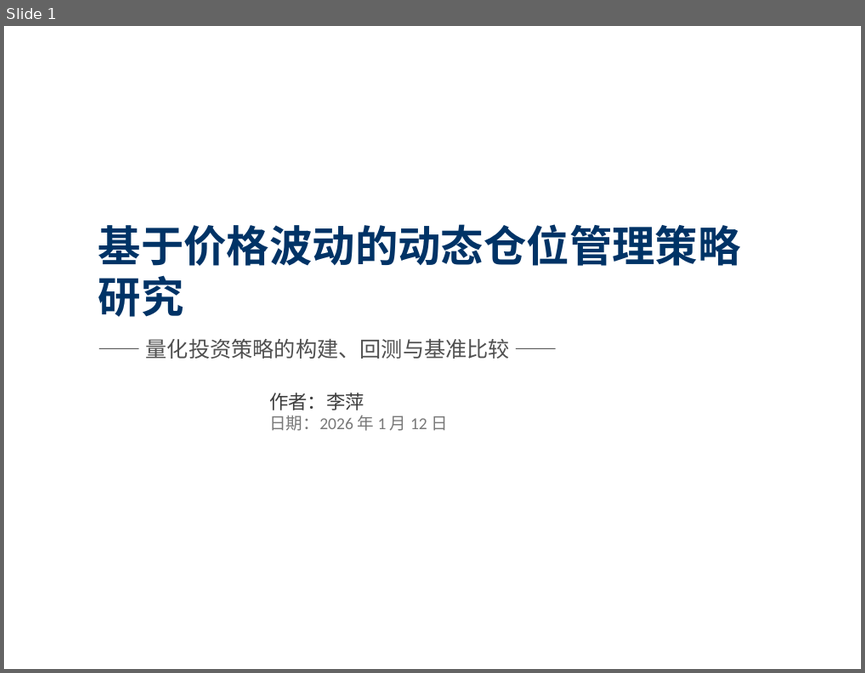
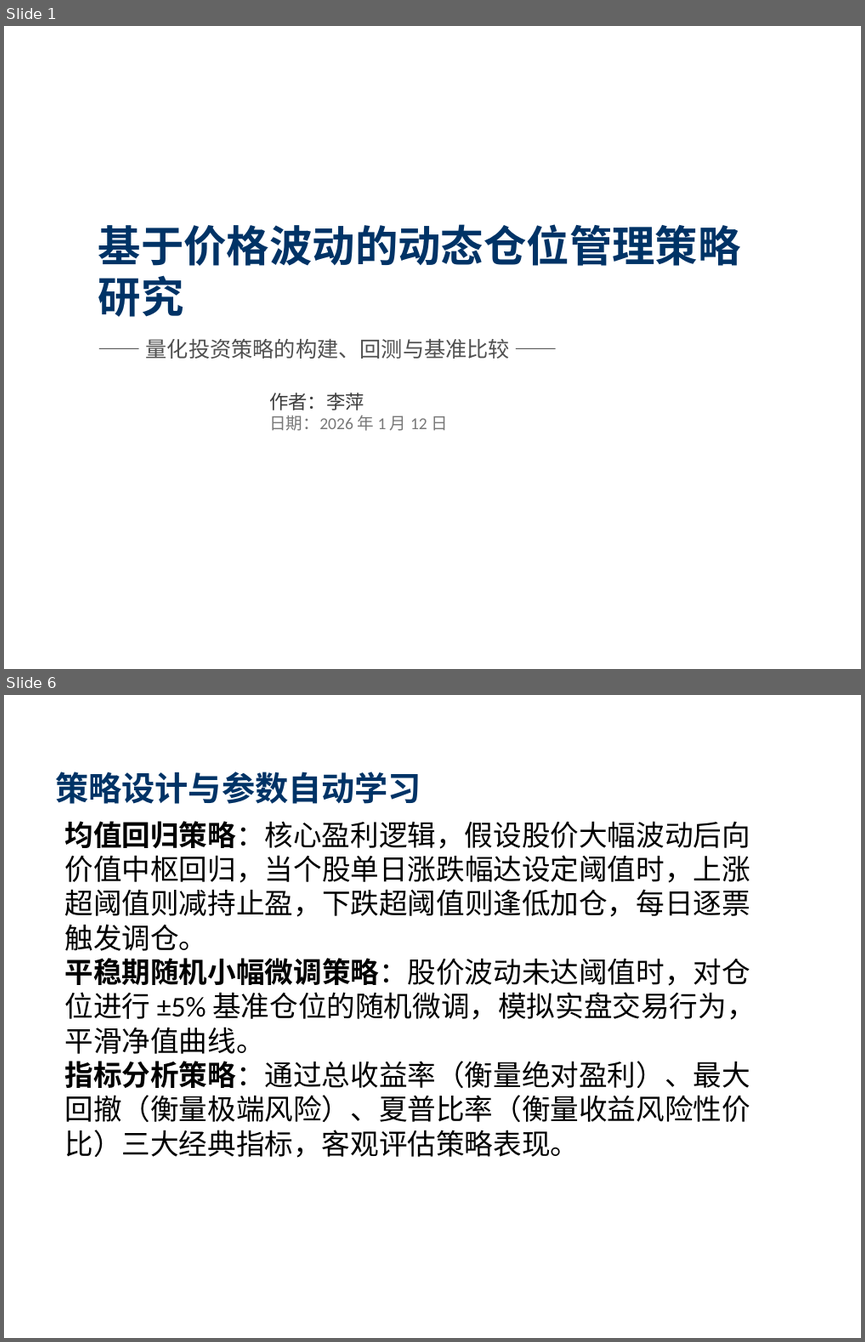
Before and after one commit to pingli-ppt/Intro_to_Dase_Liping, a slide deck: 大作业李萍10245501424/quant_strategy_ppt.pptx. Shown one above the other, each under a label of ours: slide 1 before the commit, slides 1 and 6 after it; the slides between them are not shown. The pictures are 865x673 and 865x1342 pixels, drawn with LibreOffice and Linux fonts; fonts in the diff are those of the drawing. Boxes give left, top, right and bottom in pixels: in the first picture for what was removed or moved away, otherwise in the second. Text is boxed around its words. In the diff, an @@ line names an element or a change of style, - is before the commit and + after.

```diff
--- a/大作业李萍10245501424/quant_strategy_ppt.pptx
+++ b/大作业李萍10245501424/quant_strategy_ppt.pptx
@@ slide 6 added at (4,695,861,1338), background #FFFFFF @@
@@ text added at (55,771,421,804), 28 pt, text #003366, bold @@
+策略设计与参数自动学习
@@ text added at (65,821,755,1157), 24 pt, text #000000 @@
+均值回归策略：核心盈利逻辑，假设股价大幅波动后向价值中枢回归，当个股单日涨跌幅达设定阈值时，上涨超阈值则减持止盈，下跌超阈值则逢低加仓，每日逐票触发调仓。
+平稳期随机小幅微调策略：股价波动未达阈值时，对仓位进行 ±5% 基准仓位的随机微调，模拟实盘交易行为，平滑净值曲线。
+指标分析策略：通过总收益率（衡量绝对盈利）、最大回撤（衡量极端风险）、夏普比率（衡量收益风险性价比）三大经典指标，客观评估策略表现。
```
Also in this commit, not shown: 3 slides changed, 2 other slides added, 1 slide removed, 4 other files.
